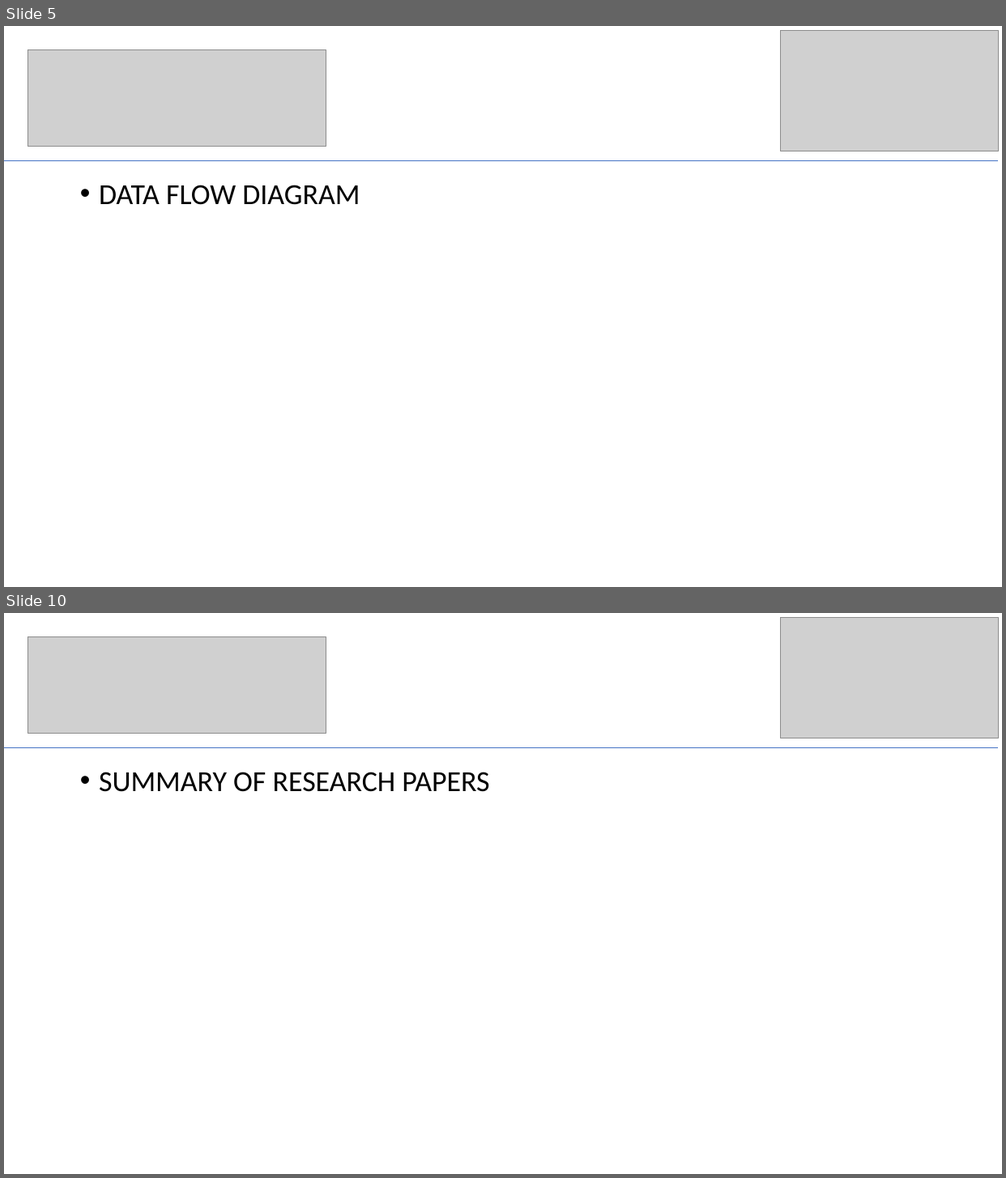
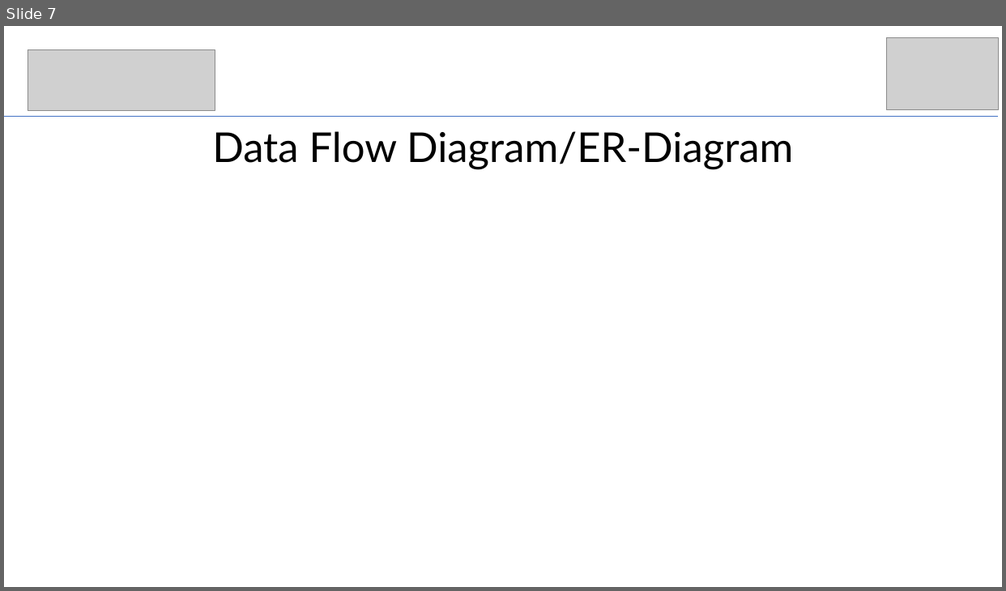
Before and after one commit to UdayRajSingh288/URL_Phishing_Detection_System, a slide deck: PPT TEMPLATE.pptx. Shown one above the other, each under a label of ours: slides 5 and 10 before the commit, slide 7 after it; the slides between them are not shown. The pictures are 1006x1178 and 1006x591 pixels, drawn with LibreOffice and Linux fonts; fonts in the diff are those of the drawing; grey boxes stand for pictures. Boxes give left, top, right and bottom in pixels: in the first picture for what was removed or moved away, otherwise in the second. Text is boxed around its words. In the diff, an @@ line names an element or a change of style, - is before the commit and + after.

```diff
--- a/PPT TEMPLATE.pptx
+++ b/PPT TEMPLATE.pptx
@@ slide 10 removed at (4, 613, 1002, 1174), background #FFFFFF @@
@@ picture removed at (781, 618, 999, 738) @@
@@ picture removed at (28, 637, 326, 733) @@
@@ line removed from (4, 747) to (998, 747) @@
@@ text removed at (99, 772, 489, 792) @@
-• SUMMARY OF RESEARCH PAPERS
@@ what was slide 5 is now slide 7 @@
@@ slide 7 changed as well @@
@@ picture: place and size @@
-picture at (781, 31, 999, 151)
+picture at (887, 37, 999, 110)
@@ picture: place and size @@
-picture at (28, 50, 326, 146)
+picture at (28, 50, 216, 110)
@@ line moved from (4, 160) - (998, 160) to (4, 117) - (998, 117) @@
@@ title added at (212, 131, 793, 169), 39.6 pt, text #000000 @@
+Data Flow Diagram/ER-Diagram
@@ text removed at (99, 185, 360, 205) @@
-• DATA FLOW DIAGRAM
```
Also in this commit, not shown: 3 other slides changed, 7 slides added, 6 other slides removed, 5 other files.
